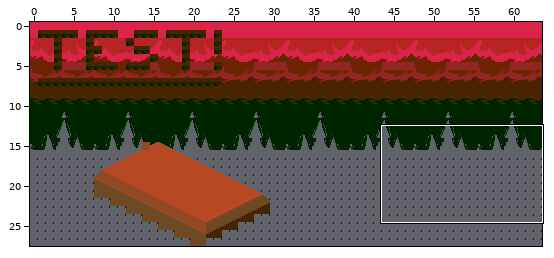
Level history. Tiled map: res/map.tmx. Above, an overview of the earlier version with the close-up marked.
Close-up. Old version:
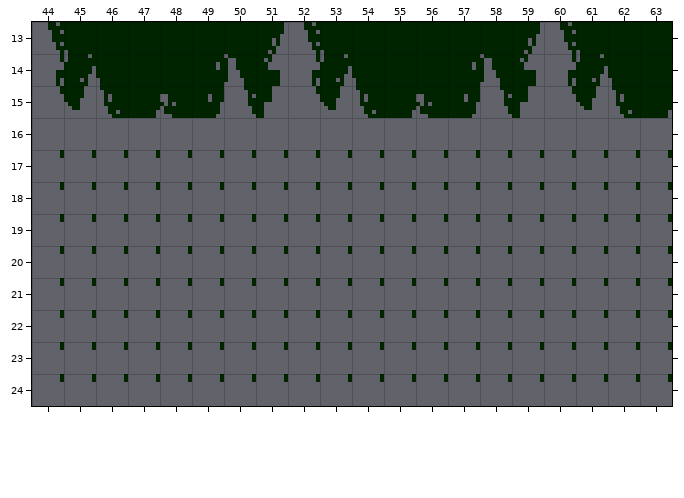
Cells are 8x8 px. Shown: x 44..63, y 13..24. The commit also changed other parts of the map, which this record leaves out. Tiles whose own drawing changed are shown in their newer look in all pictures.
After:
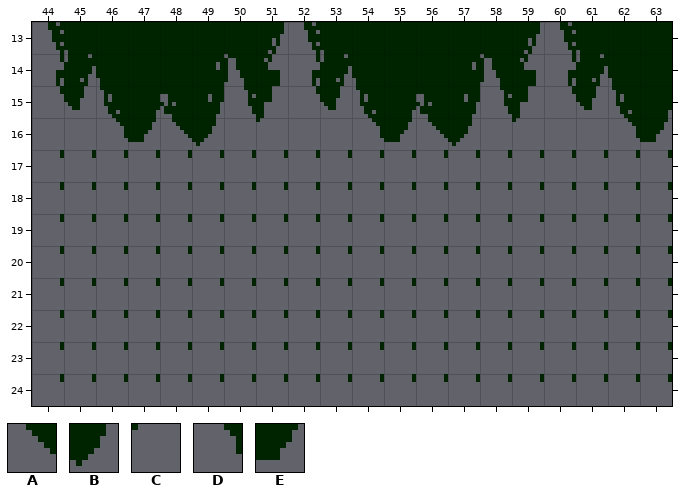
Key: from "tileset_fg": A 470, B 471, C 473, D 476, E 477.
_ is an empty cell.
Diff:
Changed rows in their new state; . is an unchanged cell.
Layer "layer_b high":
first column x 46:
16 DEAB.C..DEAB.C..DE
